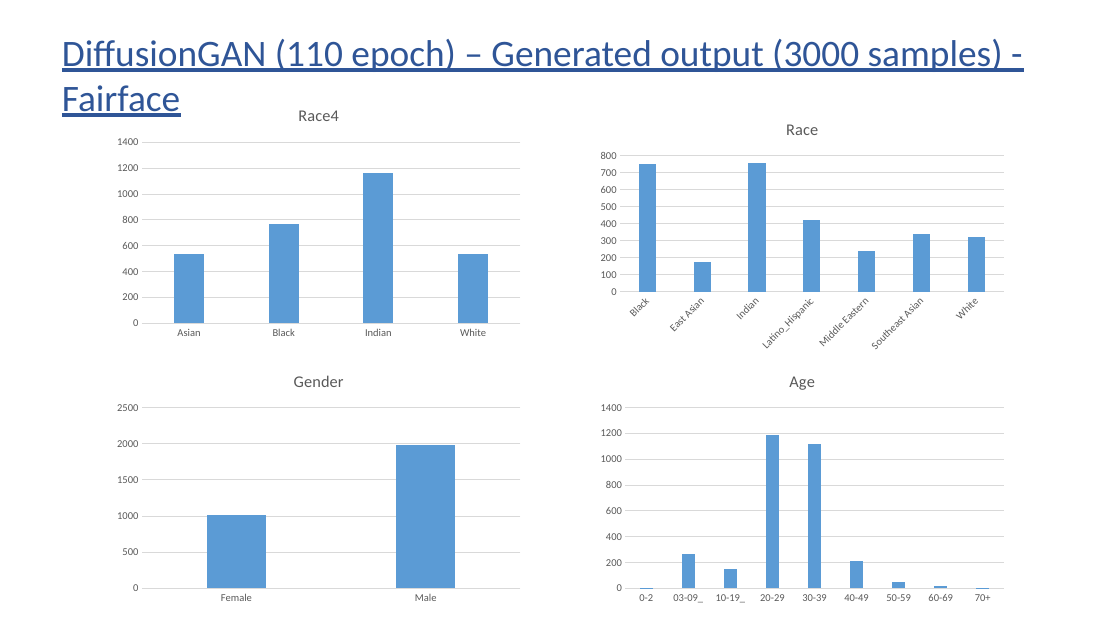
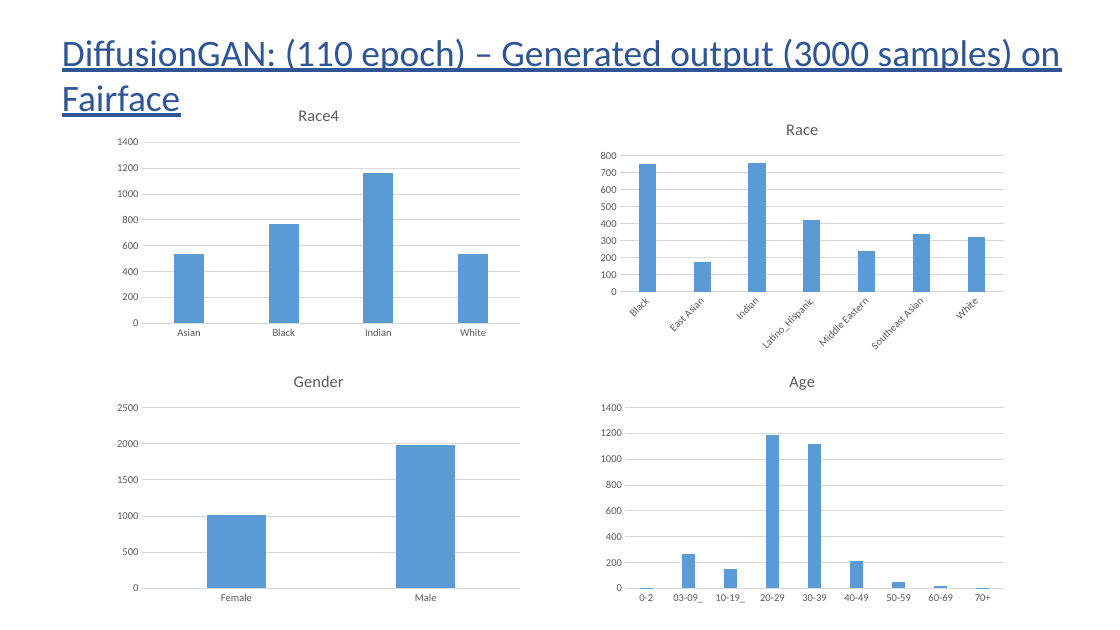
Before and after one commit to subirkumarparida/DDPM, a slide deck: slide 53 of Bias_Diffusion_v3.pptx (slide 16 before the commit). Drawn at 1120x630 pixels with LibreOffice and Linux fonts; fonts in the diff are those of the drawing. Boxes give left, top, right and bottom in pixels: in the first picture for what was removed or moved away, otherwise in the second. Text is boxed around its words. In the diff, an @@ line names an element or a change of style, - is before the commit and + after.

```diff
--- a/Bias_Diffusion_v3.pptx
+++ b/Bias_Diffusion_v3.pptx
@@ text at (x1=62, y1=39, x2=1060, y2=117): text changed @@
-DiffusionGAN (110 epoch) – Generated output (3000 samples) - Fairface
+DiffusionGAN: (110 epoch) – Generated output (3000 samples) on Fairface
```
Also in this commit, not shown: 7 other slides changed, 22 slides added.
